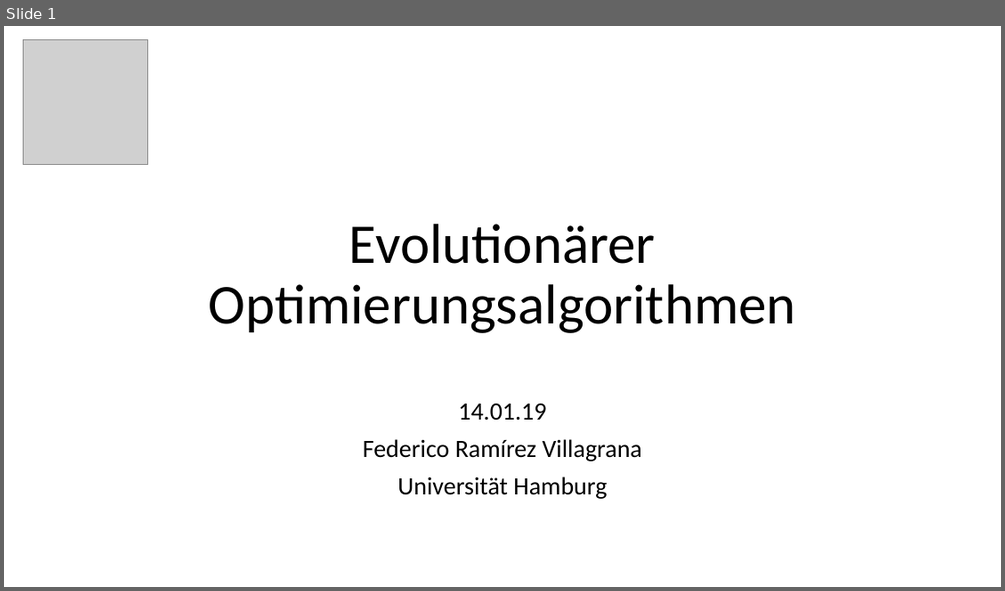
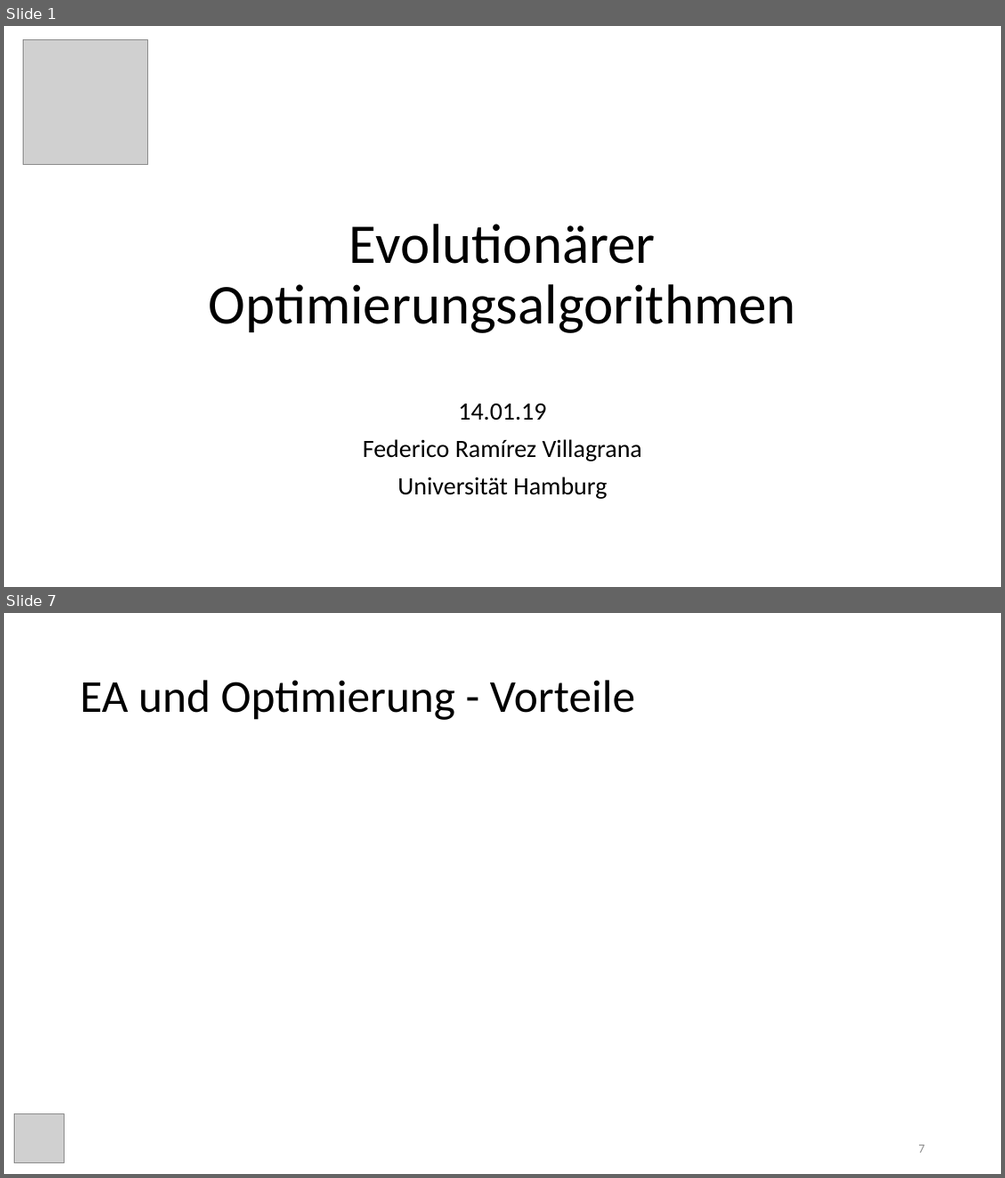
Before and after one commit to freddieRv/evolutive_algorithms_paper, a slide deck: vortrag/evolutionary_algorithms.pptx. Shown one above the other, each under a label of ours: slide 1 before the commit, slides 1 and 7 after it; the slides between them are not shown. The pictures are 1005x591 and 1005x1178 pixels, drawn with LibreOffice and Linux fonts; fonts in the diff are those of the drawing; grey boxes stand for pictures. Boxes give left, top, right and bottom in pixels: in the first picture for what was removed or moved away, otherwise in the second. Text is boxed around its words. In the diff, an @@ line names an element or a change of style, - is before the commit and + after.

```diff
--- a/vortrag/evolutionary_algorithms.pptx
+++ b/vortrag/evolutionary_algorithms.pptx
@@ slide 7 added at box(4, 613, 1001, 1174), background #FFFFFF @@
@@ title added at box(80, 680, 635, 720), 44 pt, text #000000 @@
+EA und Optimierung - Vorteile
@@ picture added at box(15, 1113, 64, 1163) @@
@@ page number added at box(918, 1144, 924, 1152), 12 pt, text #8C8C8C @@
+7
```
Also in this commit, not shown: 6 other slides added, 1 slide removed, 1 other file.
